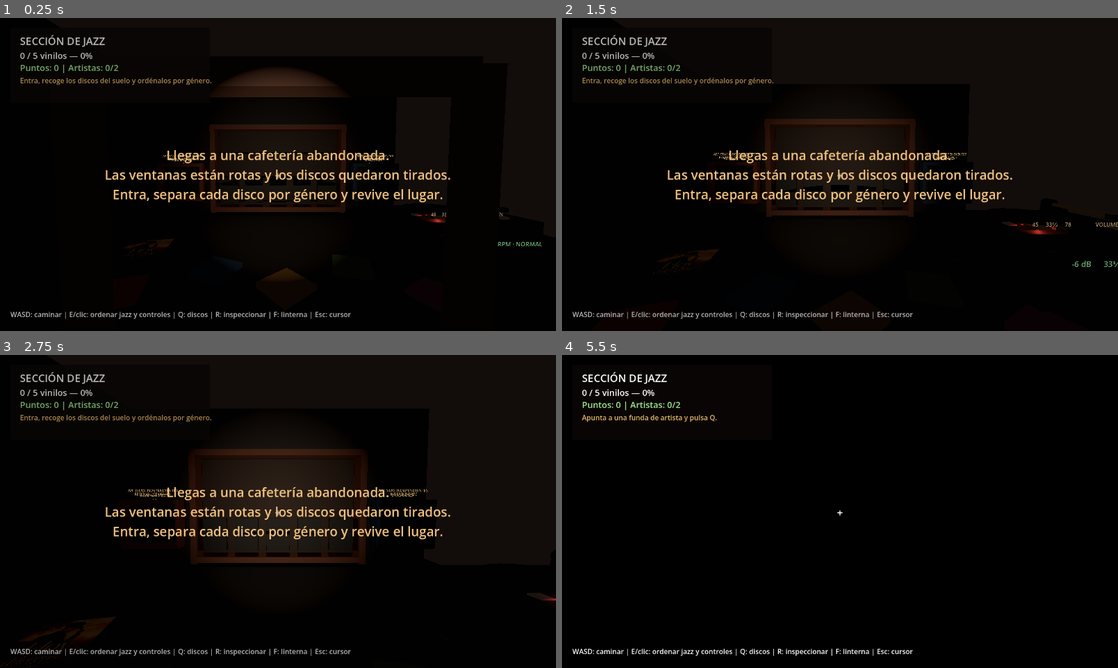
Above: before the commit, frames 1-4 (two rows, left to right).
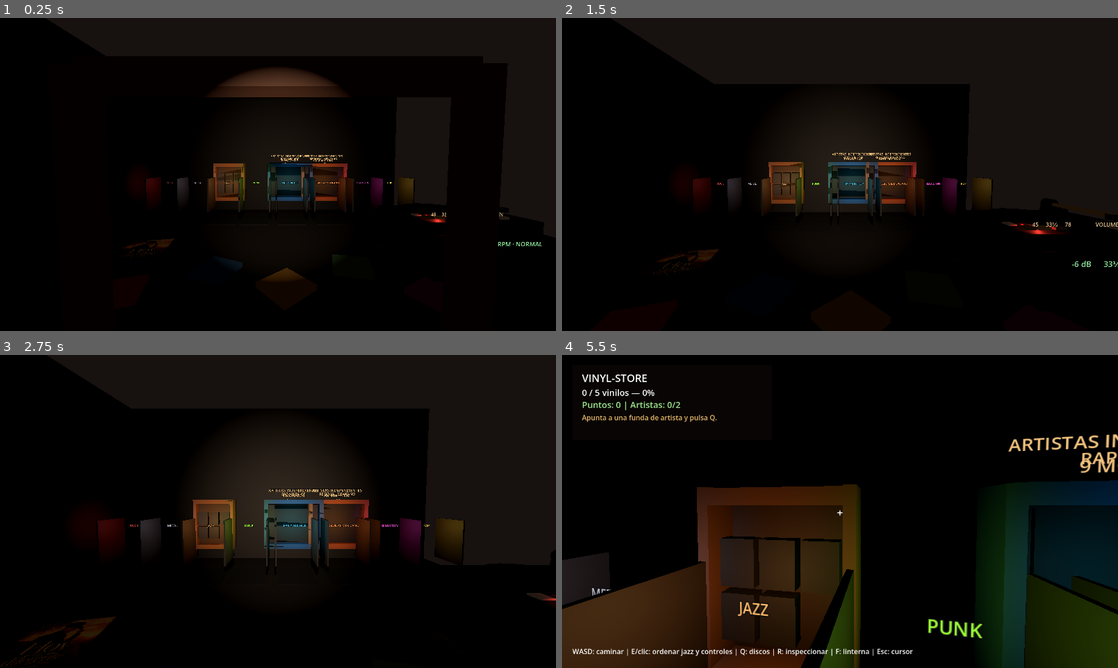
Above: after the commit, the same moments.

Repository: Markinhoo/Vinyl-cafe
Game: Godot game, scene res://main.tscn
Same seed, same stepped clock (60 frames per second), same inputs: the game is played once before the commit and once after it. Sound files missing from this copy of the repository are replaced by a short silence.
Inputs (mouse positions are in pixels of both pictures, inside the frame that each line leads up to):
- Up to frame 1 (0.25 s): no input
- Up to frame 2 (1.5 s): tap Enter at 0.5 s; move the mouse to (867, 174) at 0.52 s; hold W from 0.53 s (still down); tap E at 0.6 s; click (867, 174) at 0.67 s; move the mouse to (812, 174) at 1.27 s; tap F at 1.35 s
- Up to frame 3 (2.75 s): keep holding W; move the mouse to (289, 505) at 2.02 s; tap Q at 2.1 s
- Up to frame 4 (5.5 s): keep holding W; move the mouse to (834, 517) at 2.77 s; tap one key every 0.75 s from 2.85 s: R E F Q; click (834, 517) at 2.92 s; move the mouse to (878, 514) at 3.52 s; move the mouse to (795, 508) at 4.27 s; move the mouse to (845, 511) at 5.02 s; click (845, 511) at 5.17 s

The runs differ from the first frame. In frame 1, 6.6% of the frame differs, in the area x 1-98%, y 5-97%; in frame 2, 7.5%; in frame 3, 9.2%; in frame 4, 35%, in the area x 0-100%, y 5-100%.

Commit message:
Expand store entrance and genre rooms

Diff:
--- a/scripts/main.gd
+++ b/scripts/main.gd
@@ -8,10 +8,12 @@
 var slot_nodes: Array[Node3D] = []
 var cafe_lights: Array[OmniLight3D] = []
 var turntable_disc: MeshInstance3D
+var hud_panel: ColorRect
 var progress_label: Label
 var score_label: Label
 var instruction_label: Label
 var status_label: Label
+var crosshair_label: Label
 var intro_panel: ColorRect
 var intro_label: Label
 var intro_elapsed := 0.0
@@ -41,10 +43,10 @@
 var turntable_artist_id := -1
 var artist_titles: Array[String] = ["Hoy es diferente", "Abyss 404"]
 var artist_names: Array[String] = ["Abraham HDZ", "9 MONARCA"]
-var artist_genres: Array[String] = ["Regional mexicano", "Independiente"]
+var artist_genres: Array[String] = ["Regional mexicano", "Rap y Hip Hop"]
 var artist_audio_paths: Array[String] = ["res://assets/audio/hoy_es_diferente.mp3", "res://assets/audio/promesa_perdida.mp3"]
 var artist_cover_paths: Array[String] = ["res://assets/covers/hoy_es_diferente.png", "res://assets/covers/promesa_perdida.jpeg"]
-var artist_shelf_positions: Array[Vector3] = [Vector3(-4.45, 1.55, -3.28), Vector3(4.45, 1.55, -3.28)]
+var artist_shelf_positions: Array[Vector3] = [Vector3(2.10, 1.55, -3.28), Vector3(0.55, 1.55, -3.28)]
 var artist_floor_positions: Array[Vector3] = [Vector3(-3.55, 0.08, 0.85), Vector3(3.25, 0.08, 0.95)]
 var amp_volume_db := -6.0
 var rpm_mode := 1
@@ -148,7 +150,11 @@
 	make_collision_box(Vector3(12, 6, 0.2), Vector3(0, 3, -4.4))
 	make_collision_box(Vector3(0.2, 6, 9), Vector3(-5.9, 3, 0))
 	make_collision_box(Vector3(0.2, 6, 9), Vector3(5.9, 3, 0))
-	make_collision_box(Vector3(12, 6, 0.2), Vector3(0, 3, 5.0))
+	make_collision_box(Vector3(4.2, 6, 0.2), Vector3(-3.9, 3, 5.0))
+	make_collision_box(Vector3(4.2, 6, 0.2), Vector3(3.9, 3, 5.0))
+	make_collision_box(Vector3(12, 1.0, 0.2), Vector3(0, 4.35, 5.0))
+	make_box("ExteriorGround", Vector3(12, 0.2, 7.5), Vector3(0, -0.12, 8.55), Color("151614"))
+	make_collision_box(Vector3(12, 0.2, 7.5), Vector3(0, -0.12, 8.55))
 	# Fachada oscura de entrada con ventanas rotas para la intro.
 	make_box("StorefrontLeft", Vector3(3.15, 3.4, 0.16), Vector3(-4.35, 1.7, 4.86), Color("17110f"))
 	make_box("StorefrontRight", Vector3(3.15, 3.4, 0.16), Vector3(4.35, 1.7, 4.86), Color("17110f"))
@@ -165,16 +171,49 @@
 		make_box("GlassShardA", Vector3(0.38, 0.04, 0.04), Vector3(window_x - 0.35, 1.82, 4.59), Color("8eb8c7"))
 		make_box("GlassShardB", Vector3(0.28, 0.04, 0.04), Vector3(window_x + 0.42, 2.50, 4.59), Color("8eb8c7"))
 
+	var store_sign := Label3D.new()
+	store_sign.text = "Vinyl-Store"
+	store_sign.position = Vector3(0, 4.45, 4.55)
+	store_sign.font_size = 58
+	store_sign.modulate = Color("ffffff")
+	store_sign.outline_modulate = Color("64f2ff")
+	store_sign.outline_size = 8
+	add_child(store_sign)
+	make_box("BusStopPole", Vector3(0.08, 1.8, 0.08), Vector3(-4.7, 0.85, 7.75), Color("8d8d86"))
+	make_box("BusStopSign", Vector3(0.9, 0.55, 0.08), Vector3(-4.7, 1.85, 7.75), Color("26384d"))
+	var bus_label := Label3D.new()
+	bus_label.text = "BUS"
+	bus_label.position = Vector3(-4.7, 1.88, 7.69)
+	bus_label.font_size = 28
+	bus_label.modulate = Color("dcecff")
+	bus_label.outline_size = 3
+	add_child(bus_label)
+	make_box("BusBench", Vector3(1.5, 0.14, 0.42), Vector3(-4.1, 0.48, 8.45), Color("51311f"))
+	make_box("BusBenchBack", Vector3(1.5, 0.55, 0.12), Vector3(-4.1, 0.78, 8.70), Color("3a251b"))
+
+	# Cuartos/secciones por género con letreros neón.
+	create_genre_room("ROCK", Vector3(-4.7, 1.55, -2.65), Color("d43c3c"))
+	create_genre_room("METAL", Vector3(-3.45, 1.55, -2.65), Color("b7b7c8"))
+	create_genre_room("JAZZ", Vector3(-2.20, 1.55, -2.65), Color("ffb866"))
+	create_genre_room("PUNK", Vector3(-0.95, 1.55, -2.65), Color("9dff38"))
+	create_genre_room("RAP Y HIP HOP", Vector3(0.55, 1.55, -2.65), Color("42d7ff"))
+	create_genre_room("REGIONAL MEXICANO", Vector3(2.10, 1.55, -2.65), Color("ff8c42"))
+	create_genre_room("REGUETON", Vector3(3.65, 1.55, -2.65), Color("ff4edb"))
+	create_genre_room("POP", Vector3(4.85, 1.55, -2.65), Color("ffd84f"))
+
 	# Jazz shelving unit.
-	make_box("ShelfBack", Vector3(5.8, 3.7, 0.25), Vector3(0, 2.15, -3.95), Color("3b2418"))
-	make_box("ShelfTop", Vector3(6.2, 0.22, 0.75), Vector3(0, 4.05, -3.55), Color("6b3f25"))
-	make_box("ShelfBottom", Vector3(6.2, 0.22, 0.75), Vector3(0, 0.25, -3.55), Color("6b3f25"))
-	for x in [-3.0, 3.0]:
-		make_box("ShelfSide", Vector3(0.22, 4, 0.75), Vector3(x, 2.1, -3.55), Color("6b3f25"))
+	make_box("ShelfBack", Vector3(1.15, 1.65, 0.20), Vector3(-2.20, 1.55, -3.30), Color("3b2418"))
+	make_box("ShelfTop", Vector3(1.20, 0.14, 0.45), Vector3(-2.20, 2.32, -3.12), Color("6b3f25"))
+	make_box("ShelfBottom", Vector3(1.20, 0.14, 0.45), Vector3(-2.20, 0.78, -3.12), Color("6b3f25"))
+	var jazz_side_offsets: Array[float] = [-0.62, 0.62]
+	for x_offset in jazz_side_offsets:
+		make_box("ShelfSide", Vector3(0.10, 1.7, 0.45), Vector3(-2.20 + x_offset, 1.55, -3.12), Color("6b3f25"))
 
 	for i in VINYL_COUNT:
-		var x := -2.25 + i * 1.125
-		var slot := make_interactive_box("JazzSlot%d" % i, Vector3(0.82, 1.15, 0.16), Vector3(x, 1.15, -3.31), Color("211917"), "slot", i)
+		var row: int = int(i / 3)
+		var col: int = i % 3
+		var slot_pos: Vector3 = Vector3(-2.57 + col * 0.37, 1.75 - row * 0.48, -3.04)
+		var slot := make_interactive_box("JazzSlot%d" % i, Vector3(0.32, 0.42, 0.12), slot_pos, Color("211917"), "slot", i)
 		slot_nodes.append(slot)
 
 	# Discos de jazz tirados en el suelo al entrar a la cafetería abandonada.
@@ -195,7 +234,7 @@
 
 	# Estantes de artistas por género, separados y pegados a la pared.
 	create_genre_shelf("REGIONAL MEXICANO", artist_shelf_positions[0], Color("7a4023"))
-	create_genre_shelf("INDEPENDIENTE", artist_shelf_positions[1], Color("253f62"))
+	create_genre_shelf("RAP Y HIP HOP", artist_shelf_positions[1], Color("253f62"))
 
 	# Lanzamientos de artistas independientes, también tirados en el suelo al inicio.
 	for artist_id in artist_titles.size():
@@ -387,14 +426,15 @@
 func build_ui() -> void:
 	var layer := CanvasLayer.new()
 	add_child(layer)
-	var panel := ColorRect.new()
-	panel.color = Color(0.04, 0.025, 0.02, 0.86)
-	panel.position = Vector2(24, 22)
-	panel.size = Vector2(460, 174)
-	layer.add_child(panel)
+	hud_panel = ColorRect.new()
+	hud_panel.color = Color(0.04, 0.025, 0.02, 0.86)
+	hud_panel.position = Vector2(24, 22)
+	hud_panel.size = Vector2(460, 174)
+	layer.add_child(hud_panel)
+	var panel := hud_panel
 
 	var title := Label.new()
-	title.text = "SECCIÓN DE JAZZ"
+	title.text = "VINYL-STORE"
 	title.position = Vector2(22, 14)
 	title.add_theme_font_size_override("font_size", 24)
 	panel.add_child(title)
@@ -420,32 +460,31 @@
 	instruction_label.position = Vector2(24, 670)
 	instruction_label.add_theme_font_size_override("font_size", 16)
 	layer.add_child(instruction_label)
-	var crosshair := Label.new()
-	crosshair.text = "+"
-	crosshair.set_anchors_preset(Control.PRESET_CENTER)
-	crosshair.position = Vector2(-7, -14)
-	crosshair.add_theme_font_size_override("font_size", 24)
-	layer.add_child(crosshair)
+	crosshair_label = Label.new()
+	crosshair_label.text = "+"
+	crosshair_label.set_anchors_preset(Control.PRESET_CENTER)
+	crosshair_label.position = Vector2(-7, -14)
+	crosshair_label.add_theme_font_size_override("font_size", 24)
+	layer.add_child(crosshair_label)
 
 	intro_panel = ColorRect.new()
-	intro_panel.color = Color(0.02, 0.015, 0.012, 0.28)
-	intro_panel.set_anchors_preset(Control.PRESET_FULL_RECT)
+	intro_panel.color = Color(0.0, 0.0, 0.0, 0.0)
+	intro_panel.visible = false
 	layer.add_child(intro_panel)
 	intro_label = Label.new()
-	intro_label.text = "Llegas a una cafetería abandonada.\nLas ventanas están rotas y los discos quedaron tirados.\nEntra, separa cada disco por género y revive el lugar."
-	intro_label.horizontal_alignment = HORIZONTAL_ALIGNMENT_CENTER
-	intro_label.vertical_alignment = VERTICAL_ALIGNMENT_CENTER
-	intro_label.set_anchors_preset(Control.PRESET_FULL_RECT)
-	intro_label.add_theme_font_size_override("font_size", 30)
-	intro_label.add_theme_color_override("font_color", Color("f1c27d"))
+	intro_label.text = ""
+	intro_label.visible = false
 	intro_panel.add_child(intro_label)
 
 func start_intro() -> void:
 	intro_active = true
 	intro_elapsed = 0.0
-	if intro_panel != null:
-		intro_panel.visible = true
-		intro_panel.modulate.a = 1.0
+	if hud_panel != null:
+		hud_panel.visible = false
+	if instruction_label != null:
+		instruction_label.visible = false
+	if crosshair_label != null:
+		crosshair_label.visible = false
 	if player != null:
 		player.position = Vector3(0, 1.0, 6.20)
 		player.rotation = Vector3.ZERO
@@ -454,7 +493,7 @@
 		player_camera.rotation.x = look_pitch
 	intro_walk_tween = create_tween()
 	intro_walk_tween.tween_property(player, "position", Vector3(0, 1.0, 3.35), 4.0).set_trans(Tween.TRANS_SINE).set_ease(Tween.EASE_IN_OUT)
-	status_label.text = "Entra, recoge los discos del suelo y ordénalos por género."
+	status_label.text = ""
 
 func update_intro(delta: float) -> void:
 	if not intro_active:
@@ -468,12 +507,13 @@
 	if player_camera != null:
 		player_camera.position.y = 1.35
 	intro_active = false
-	if intro_panel != null:
-		var tween: Tween = create_tween()
-		tween.tween_property(intro_panel, "modulate:a", 0.0, 0.9)
-		tween.finished.connect(func() -> void:
-			intro_panel.visible = false
-		)
+	if hud_panel != null:
+		hud_panel.visible = true
+	if instruction_label != null:
+		instruction_label.visible = true
+	if crosshair_label != null:
+		crosshair_label.visible = true
+	status_label.text = "Encuentra los discos tirados y llévalos a su cuarto por género."
 
 func _unhandled_input(event: InputEvent) -> void:
 	if intro_active and not (event is InputEventKey and event.pressed and event.physical_keycode == KEY_ESCAPE):
@@ -940,6 +980,26 @@
 		audio_time += 1.0 / sample_rate
 
 
+func create_genre_room(genre: String, sign_position: Vector3, neon_color: Color) -> void:
+	var room_floor_position: Vector3 = Vector3(sign_position.x, 0.01, sign_position.z + 0.35)
+	make_box("RoomFloor%s" % genre, Vector3(1.12, 0.025, 1.35), room_floor_position, Color("1c1718"))
+	make_box("RoomDividerL%s" % genre, Vector3(0.045, 1.35, 1.05), sign_position + Vector3(-0.62, -0.45, 0.15), Color("302421"))
+	make_box("RoomDividerR%s" % genre, Vector3(0.045, 1.35, 1.05), sign_position + Vector3(0.62, -0.45, 0.15), Color("302421"))
+	var sign := Label3D.new()
+	sign.text = genre
+	sign.position = sign_position
+	sign.font_size = 21
+	sign.modulate = neon_color
+	sign.outline_modulate = Color("101010")
+	sign.outline_size = 6
+	add_child(sign)
+	var glow := OmniLight3D.new()
+	glow.position = sign_position + Vector3(0, 0.05, 0.25)
+	glow.light_color = neon_color
+	glow.light_energy = 0.6
+	glow.omni_range = 1.5
+	add_child(glow)
+
 func create_genre_shelf(genre: String, shelf_position: Vector3, tint: Color) -> void:
 	make_box("GenreShelfBack%s" % genre, Vector3(1.85, 1.65, 0.18), shelf_position + Vector3(0, 0, -0.16), Color("2a1d19"))
 	make_box("GenreShelfBottom%s" % genre, Vector3(1.95, 0.16, 0.42), shelf_position + Vector3(0, -0.78, 0.02), tint)
Not shown, changed: README.md
